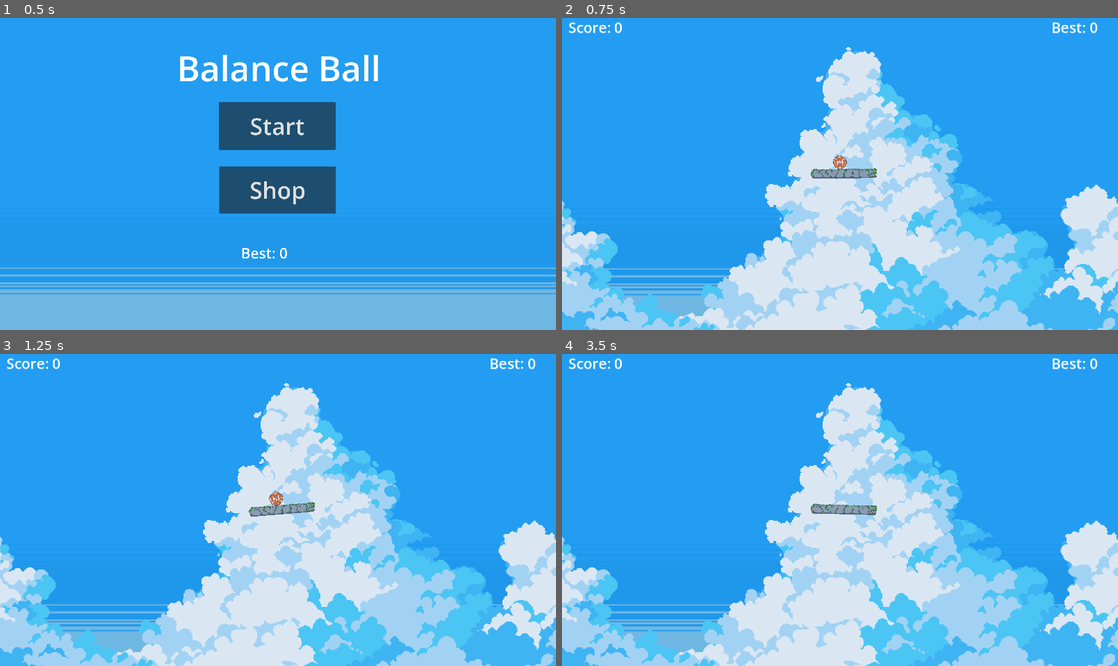
Above: before the commit, frames 1-4 (two rows, left to right).
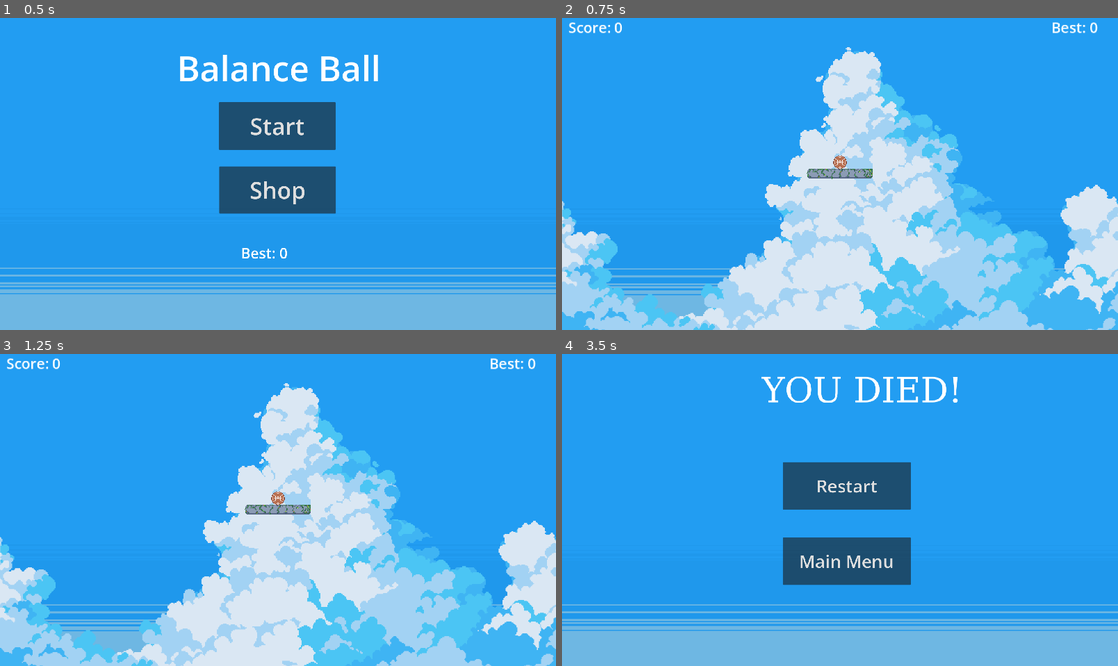
Above: after the commit, the same moments.

Repository: Mai-Anshhh/BalanceBall
Game: Godot game, scene res://scene/main_menu.tscn
Same seed, same stepped clock (60 frames per second), same inputs: the game is played once before the commit and once after it.
Inputs (mouse positions are in pixels of both pictures, inside the frame that each line leads up to):
- Up to frame 1 (0.5 s): no input
- Up to frame 2 (0.75 s): click "Start" at 0.5 s
- Up to frame 3 (1.25 s): no input
- Up to frame 4 (3.5 s): tap Enter at 1.25 s; move the mouse to (962, 494) at 1.27 s; hold Right (ui_right) 1.28-2.03 s; tap Alt at 1.35, 2.85 s; click (962, 494) at 1.42 s; move the mouse to (728, 525) at 2.02 s; hold Down 2.03-2.78 s; tap Shift at 2.1 s; move the mouse to (895, 441) at 2.77 s; hold Right (ui_right) from 2.78 s (still down)

Frame 1 is identical in both runs. In frame 2, 0.2% of the frame differs, in the area x 44-57%, y 44-52%; in frame 3, 0.3%; in frame 4, 42%, in the area x 0-100%, y 1-100%.

Commit message:
Update game.tscn

Diff:
--- a/scene/game.tscn
+++ b/scene/game.tscn
@@ -24,7 +24,6 @@
 texture = ExtResource("7_ll5lq")
 
 [node name="platform" parent="." unique_id=209823417 instance=ExtResource("1_dbls1")]
-position = Vector2(7, 0)
 
 [node name="player" parent="." unique_id=1711142047 instance=ExtResource("2_33cqm")]
 position = Vector2(0, -15)
